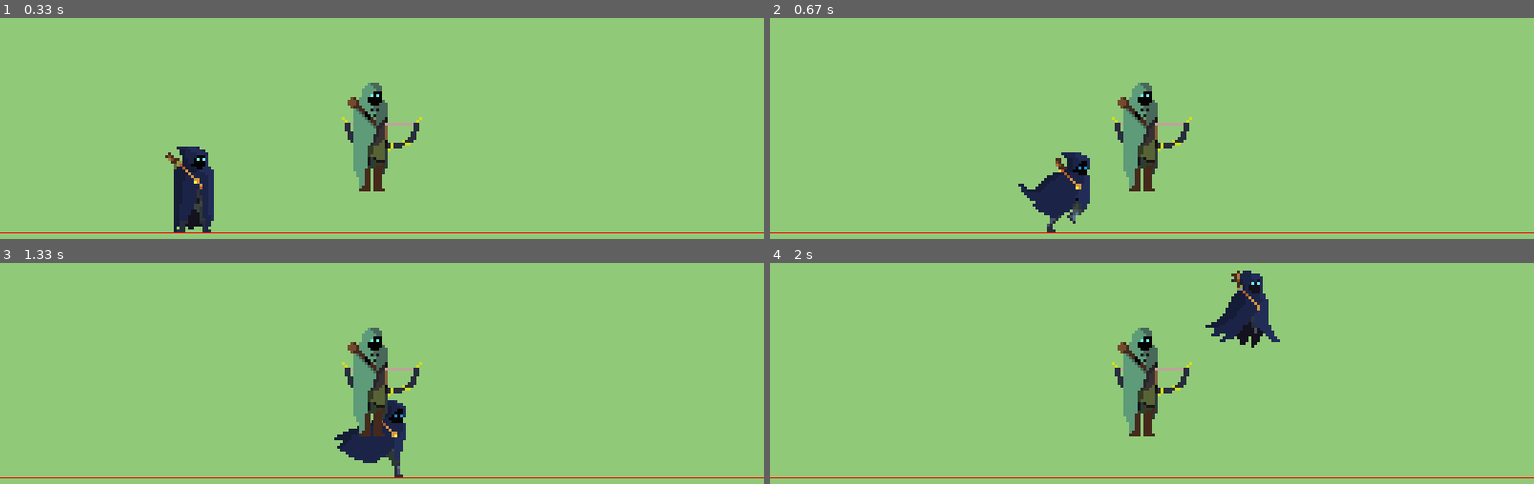
Above: before the commit, frames 1-4 (two rows, left to right).
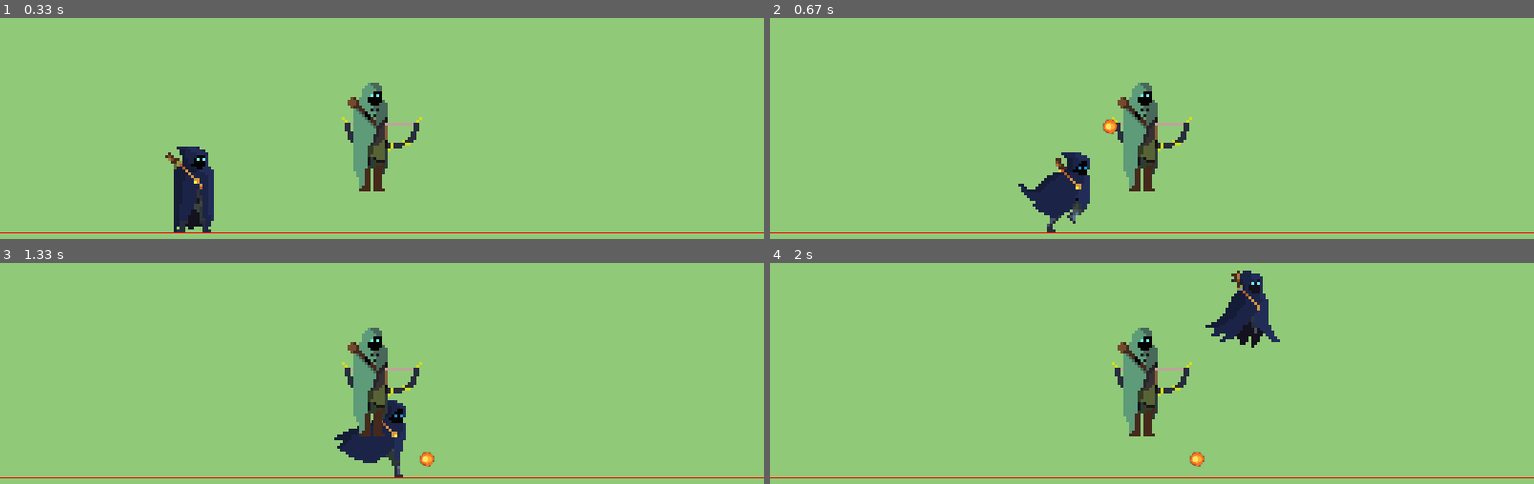
Above: after the commit, the same moments.

Repository: Jeury11/PygameScroller
Game: pygame game, started from main.py
Two runs of this game, one before a commit and one after it. Both use one fixed random seed, a clock stepped at 60 frames per second and the inputs below.
Inputs:
- Up to frame 1 (0.33 s): no input
- Up to frame 2 (0.67 s): hold Q from 0.33 s (still down); hold D from 0.33 s (still down)
- Up to frame 3 (1.33 s): release Q at 0.8 s; release D at 0.8 s; tap Space at 0.83 s; hold D from 1.17 s (still down)
- Up to frame 4 (2 s): release D at 1.63 s; hold W 1.67-1.97 s

Frame 1 is identical in both runs. In frame 2, 0.1% of the frame differs, in the area x 43-46%, y 45-53%; in frame 3, 0.1%, in the area x 54-57%, y 85-93%; in frame 4, 0.1%.

Commit message:
added fireball mechanic

Diff:
--- a/main.py
+++ b/main.py
@@ -21,6 +21,8 @@
 moving_left = False
 moving_right = False
 swing = False
+grenade = False
+grenade_thrown = False
 
 
 #load images
@@ -41,7 +43,7 @@
 #
 
 class Character(pygame.sprite.Sprite):
-    def __init__(self, char_type, x, y, scale, speed, ammo):
+    def __init__(self, char_type, x, y, scale, speed, ammo, grenades):
         pygame.sprite.Sprite.__init__(self)
         self.alive = True
         self.char_type = char_type
@@ -49,6 +51,7 @@
         self.ammo = ammo
         self.start_ammo = ammo
         self.swing_cooldown = 0
+        self.grenades = grenades
         self.health = 100
         self.max_health = self.health
         self.direction = 1
@@ -168,9 +171,9 @@
             self.alive = False
             self.update_action(3)
 
+
     def draw(self):
         screen.blit(pygame.transform.flip(self.image, self.flip, False),self.rect)
-
 
 
 
@@ -213,13 +216,50 @@
         self.rect.center = (x, y)
         self.direction = direction
 
+    def update(self):
+        self.vel_y += GRAVITY
+        dx = self.direction * self.speed
+        dy = self.vel_y
+
+        #check collision with floor
+        if self.rect.bottom + dy > 300:
+            dy = 300 - self.rect.bottom
+            self.speed = 0
+
+        #check collision with walls
+        if self.rect.left + dx < 0 or self.rect.right + dx > SCREEN_WIDTH:
+            self.direction *= -1
+            dx = self.direction * self.speed
+
+        #update grenade position
+        self.rect.x += dx
+        self.rect.y += dy
+
+
+class Explosion(pygame.sprite.Sprite):
+    def __init__(self, x, y, scale):
+        pygame.sprite.Sprite.__init__(self)
+        self.images = []
+        for num in range(1,3):
+            img = pygame.image.load(f'Effect/Explosion/{num}.png').convert_alpha()
+            img = pygame.tranform.scale(img, (int(img.get_width() * scale), int(img.get_height() * scale)))
+            self.images.append(img)
+        self.frame_index = 0
+        self.images = self.images[self.frame_index]
+        self.image = grenade_img
+        self.rect = self.image.get_rect()
+        self.rect.center = (x, y)
+        self.counter = 0
+
+
 #create sprite groups
 slash_group = pygame.sprite.Group()
-
-
-
-player = Character('Player', 200, 200, 3, 5, 200)
-enemy = Character('Enemy', 400, 200, 3, 5, 20)
+grenade_group = pygame.sprite.Group()
+explosion_group = pygame.sprite.Group()
+
+
+player = Character('Player', 200, 200, 3, 5, 200, 1000)
+enemy = Character('Enemy', 400, 200, 3, 5, 20, 0)
 
 
 
@@ -238,7 +278,11 @@
 
     #update nd draw groups
     slash_group.update()
+    grenade_group.update()
+    explosion_group.update()
     slash_group.draw(screen)
+    grenade_group.draw(screen)
+    explosion_group.draw(screen)
 
 
     #update player actions
@@ -246,6 +290,14 @@
         #swing sword
         if swing:
             player.swing()
+        #throw grenades
+        elif grenade and grenade_thrown == False and player.grenades > 0:
+            grenade = Grenade(player.rect.centerx + (0.5 * player.rect.size[0] * player.direction),\
+                        player.rect.centery, player.direction)
+            grenade_group.add(grenade)
+            #reduce grenades
+            player.grenades -= 1
+            grenade_thrown = True
         if player.in_air:
             player.update_action(2)# 2: jump
         elif moving_left or moving_right:
@@ -267,6 +319,8 @@
                 moving_right = True
             if event.key == pygame.K_SPACE:
                 swing = True
+            if event.key == pygame.K_q:
+                grenade = True
             if event.key == pygame.K_w and player.alive:
                 player.jump = True
             if event.key == pygame.K_ESCAPE:
@@ -281,6 +335,11 @@
                 moving_right = False
             if event.key == pygame.K_SPACE:
                 swing = False
+            if event.key == pygame.K_q:
+                grenade = False
+                grenade_thrown = False
+
+
 
 
 
Binary file added: Characters/Effects/Explode/0.png
Binary file added: Characters/Effects/Explode/1.png
Binary file added: Characters/Effects/Explode/2.png
Binary file changed: Characters/Effects/Grenade/0.png
